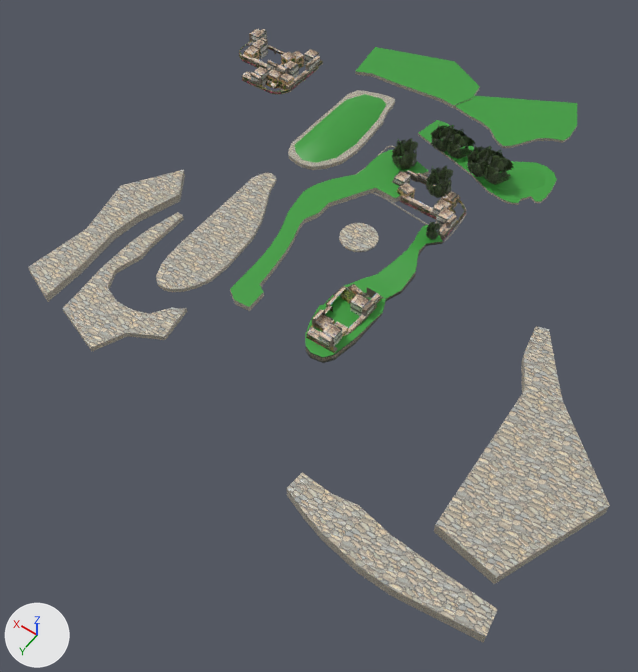
What one commit did to the FBX model Assets/Models/Levels/Version_3_1/Igora_track/building3.fbx.
Camera for both pictures: a 50 mm camera at (-347.0, 650.0, 691.0) aimed at (-10.0, 178.0, -51.0). Every picture has the same lights, and +X, +Y and +Z are marked at lower left. Where no turn or scale is listed for an object, it has been applied to the vertices. Vertices at the same position are counted once.

The scene before the commit, as lines of its bpy script (objects in view):
```python
ob_pcube14 = bpy.data.objects.new('pCube14', me_mesh_002)
ob_pcube14.location = (7.0, -4.0, 8.0)
ob_pcube15 = bpy.data.objects.new('pCube15', me_mesh_001)
ob_pcube15.location = (-29.0, 179.0, 8.0)
ob_pcube27 = bpy.data.objects.new('pCube27', me_mesh_020)
ob_pcube27.location = (250.0, -109.0, 13.0)
ob_pcube28 = bpy.data.objects.new('pCube28', me_mesh_021)
ob_pcube28.location = (273.0, -120.0, 20.0)
ob_pcylinder1 = bpy.data.objects.new('pCylinder1', me_mesh_029)
ob_pcylinder1.location = (10.0, 75.0, 0.0)
ob_polysurface112 = bpy.data.objects.new('polySurface112', me_mesh_022)
ob_polysurface112.location = (125.0, -62.0, 13.0)
ob_polysurface113 = bpy.data.objects.new('polySurface113', me_mesh_023)
ob_polysurface113.location = (63.0, 103.0, 0.0)
ob_polysurface118 = bpy.data.objects.new('polySurface118', me_mesh_024)
ob_polysurface118.location = (-275.0, 209.0, 0.0)
# also in view: 'polySurface108' at (-66.0, -104.0, 8.0); 'polySurface111' at (124.0, -63.0, 3.0); 'polySurface115' at (144.0, 260.0, 3.0); 'polySurface110' at (-31.0, -209.0, 2.0); 'polySurface117' at (-213.0, 370.0, 7.0)
```
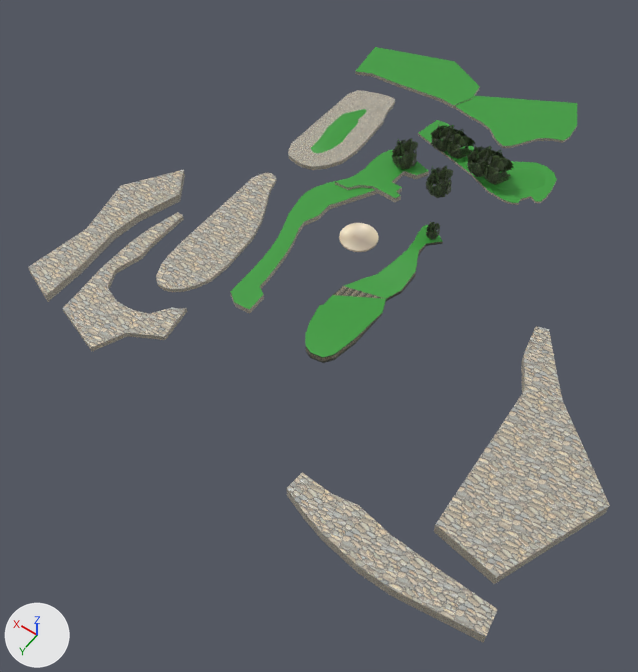
What changed in the scene script:
```text
Change me_mesh_022:
    where me_mesh_022.from_pydata(...)  # 19 vertices, 23 faces; spans x -31.0..31.0, y -77.0..77.0, z -8.0..8.0
    used by ob_polysurface112; location = (125.0, -62.0, 13.0)
    me_mesh_022 part 1: the whole mesh is moved by (0.0, 0.0, -8.0)
Change me_mesh_029:
    where me_mesh_029.from_pydata(...)  # 41 vertices, 40 faces; spans x -21.3..21.3, y -21.3..21.3, z -1.0..1.0
    used by ob_pcylinder1; location = (10.0, 75.0, 0.0)
    me_mesh_029 part 2: texture (UV) coordinates of 40 of 40 faces, centred in x -21.0..21.0, y -21.0..21.0, z 0.0..1.0, changed; they spanned u 1.01..1.8, v -1.01..-0.1 and now span u 1.4..1.41, v -0.56..-0.54
Remove ob_pcube15:
    ob_pcube15 = bpy.data.objects.new('pCube15', me_mesh_001)
    ob_pcube15.location = (-29.0, 179.0, 8.0)
Remove ob_pcube27:
    ob_pcube27 = bpy.data.objects.new('pCube27', me_mesh_020)
    ob_pcube27.location = (250.0, -109.0, 13.0)
Remove ob_pcube28:
    ob_pcube28 = bpy.data.objects.new('pCube28', me_mesh_021)
    ob_pcube28.location = (273.0, -120.0, 20.0)
Remove ob_pcube14:
    ob_pcube14 = bpy.data.objects.new('pCube14', me_mesh_002)
    ob_pcube14.location = (7.0, -4.0, 8.0)
Change ob_polysurface113:
    ob_polysurface113.location: (63.0, 103.0, 0.0) -> (63.0, 103.0, -4.0)
```

Location of each change, [x1, y1, x2, y2] in pixels of the pictures (638 x 672 px):
'polySurface113', moved: before [230, 174, 387, 311]; after [230, 179, 378, 314]
'polySurface112', mesh moved: before [295, 94, 387, 163]; after [311, 109, 366, 153]
'pCube15', deleted: before [306, 284, 383, 353]
    faces in mat_provance1 (picture img_istockphoto_122344077_612x612_jpg): [306, 284, 383, 353]
    faces in mat_provance2 (picture img_istockphoto_174995414_612x612_jpg): [315, 285, 362, 337]
'pCube14', deleted: before [328, 146, 466, 243]
    faces in mat_provance1 (picture img_istockphoto_122344077_612x612_jpg): [393, 170, 466, 241]
    faces in mat_provance2 (picture img_istockphoto_174995414_612x612_jpg): [397, 188, 459, 214]
    faces in mat_fence (picture img_fence_stone2_jpg): [328, 146, 466, 243]
'pCube27', deleted: before [242, 49, 323, 94]
    faces in mat_provance1 (picture img_istockphoto_122344077_612x612_jpg): [242, 49, 323, 94]
    faces in mat_provance2 (picture img_istockphoto_174995414_612x612_jpg): [266, 55, 304, 90]
'pCube28', deleted: before [239, 29, 299, 78]
    faces in mat_provance1 (picture img_istockphoto_122344077_612x612_jpg): [239, 29, 299, 78]
    faces in mat_provance2 (picture img_istockphoto_174995414_612x612_jpg): [244, 46, 296, 66]
part 2 of me_mesh_029, surface changed (grey to beige): [339, 223, 379, 252] in both
'polySurface111', unchanged, uncovered by the edit: [288, 90, 395, 170] in both
